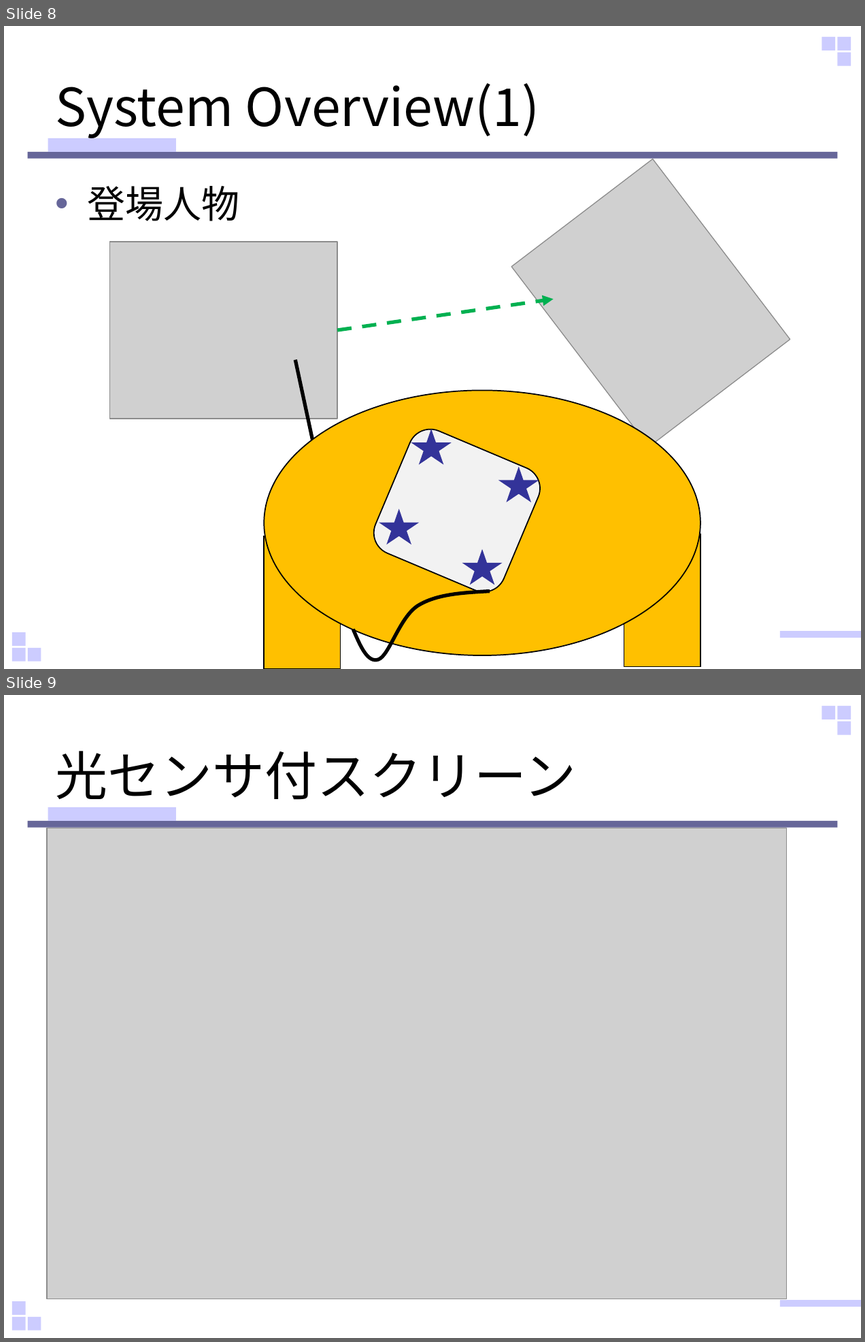
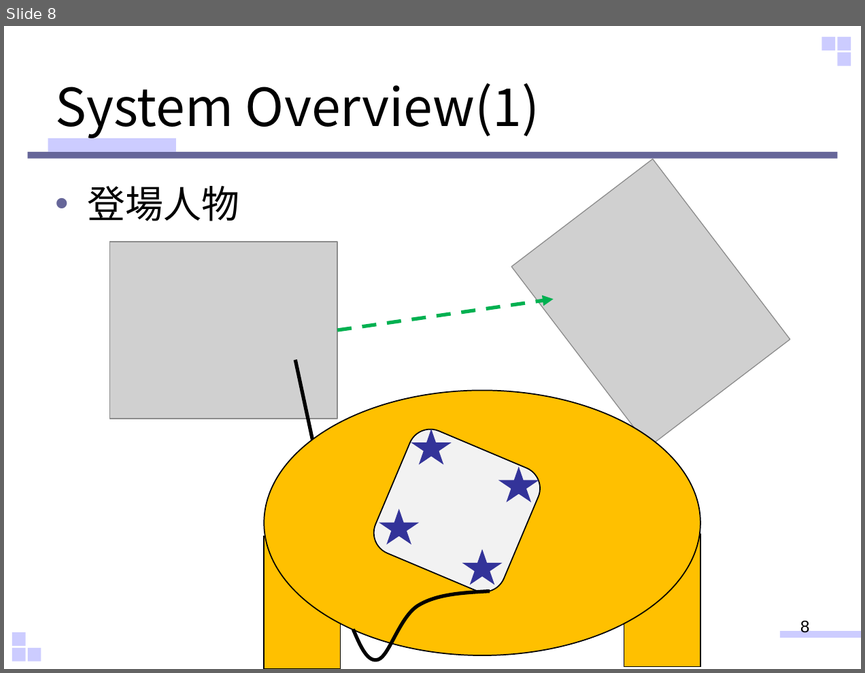
Before and after one commit to sho-hama/Human_Interface, a slide deck: HI_hamana.pptx. Shown one above the other, each under a label of ours: slides 8 and 9 before the commit, slide 8 after it. The pictures are 865x1342 and 865x673 pixels, drawn with LibreOffice and Linux fonts; fonts in the diff are those of the drawing; grey boxes stand for pictures. Boxes give left, top, right and bottom in pixels: in the first picture for what was removed or moved away, otherwise in the second. Text is boxed around its words. In the diff, an @@ line names an element or a change of style, - is before the commit and + after.

```diff
--- a/HI_hamana.pptx
+++ b/HI_hamana.pptx
@@ slide 9 removed at [4, 695, 861, 1338], background #FFFFFF; not listed: 9 template elements that a slide beside it also shows @@
@@ title removed at [56, 751, 577, 808] @@
-光センサ付スクリーン
@@ picture removed at [47, 828, 786, 1299] @@
@@ slide 8 changed as well @@
@@ page number added at [800, 618, 810, 633], 14 pt, text #000000 @@
+8
```
Also in this commit, not shown: 8 other slides changed, 3 slides added.
